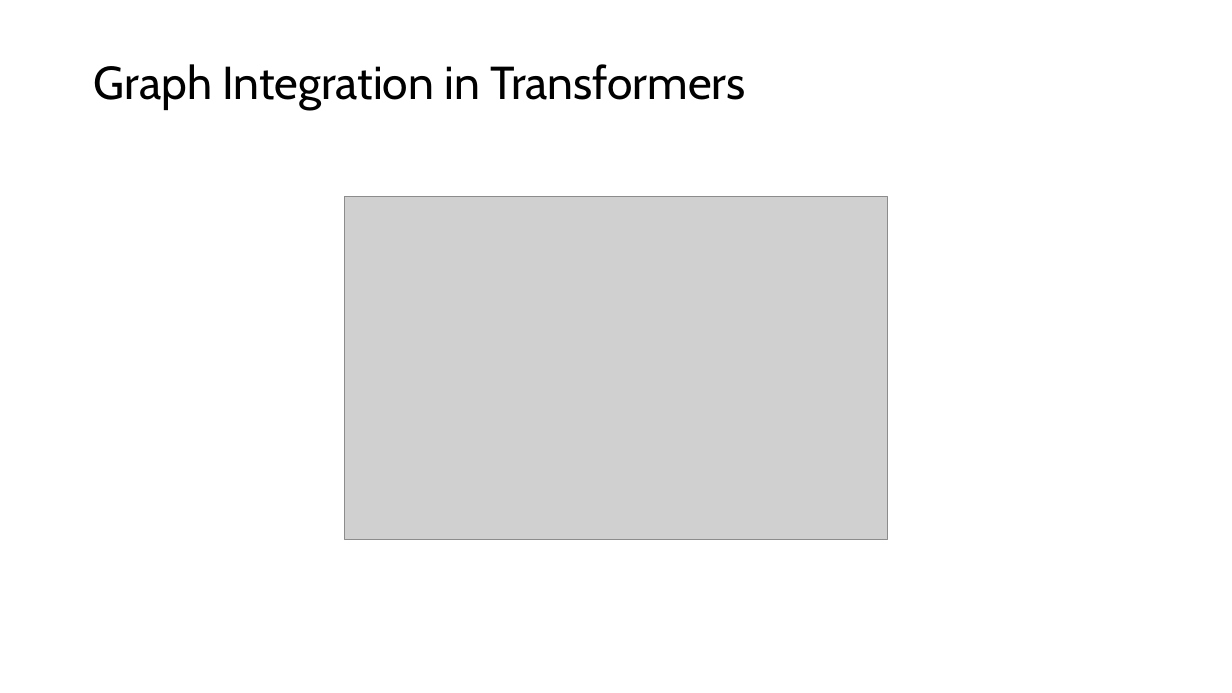
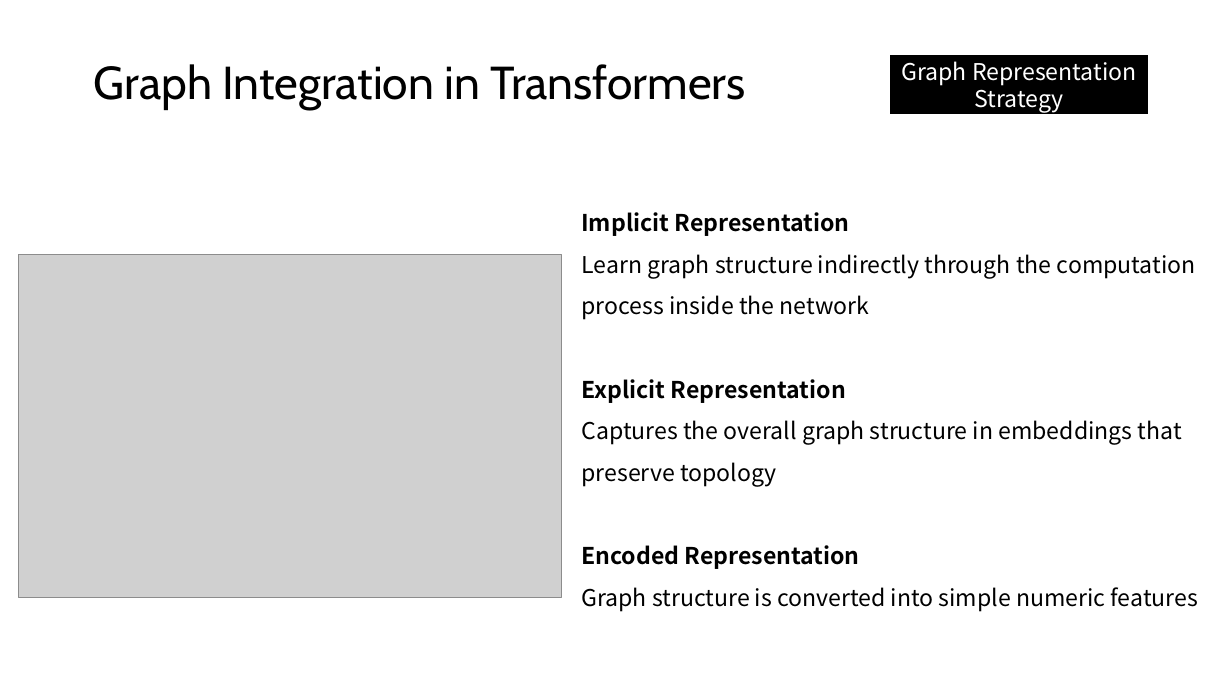
Before and after one commit to kminha22/deep-learning-project, a slide deck: slide 5 of Slide.pptx (slide 7 before the commit). Drawn at 1232x693 pixels with LibreOffice and Linux fonts; fonts in the diff are those of the drawing; grey boxes stand for pictures. Boxes give left, top, right and bottom in pixels: in the first picture for what was removed or moved away, otherwise in the second. Text is boxed around its words. In the diff, an @@ line names an element or a change of style, - is before the commit and + after.

```diff
--- a/Slide.pptx
+++ b/Slide.pptx
@@ rectangle added at bbox=[891, 56, 1147, 113], fill #000000, outline #000000 1.5 pt, 18 pt, text #FFFFFF @@
+Graph Representation Strategy
@@ text added at bbox=[581, 212, 1198, 611], 18 pt, text #000000 @@
+Implicit Representation
+Learn graph structure indirectly through the computation process inside the network
+Explicit Representation
+Captures the overall graph structure in embeddings that preserve topology
+Encoded Representation
+Graph structure is converted into simple numeric features
@@ picture: place and size @@
-picture at bbox=[345, 197, 887, 540]
+picture at bbox=[18, 254, 561, 597]
```
Also in this commit, not shown: 8 other slides changed, 3 slides added, 5 slides removed.
